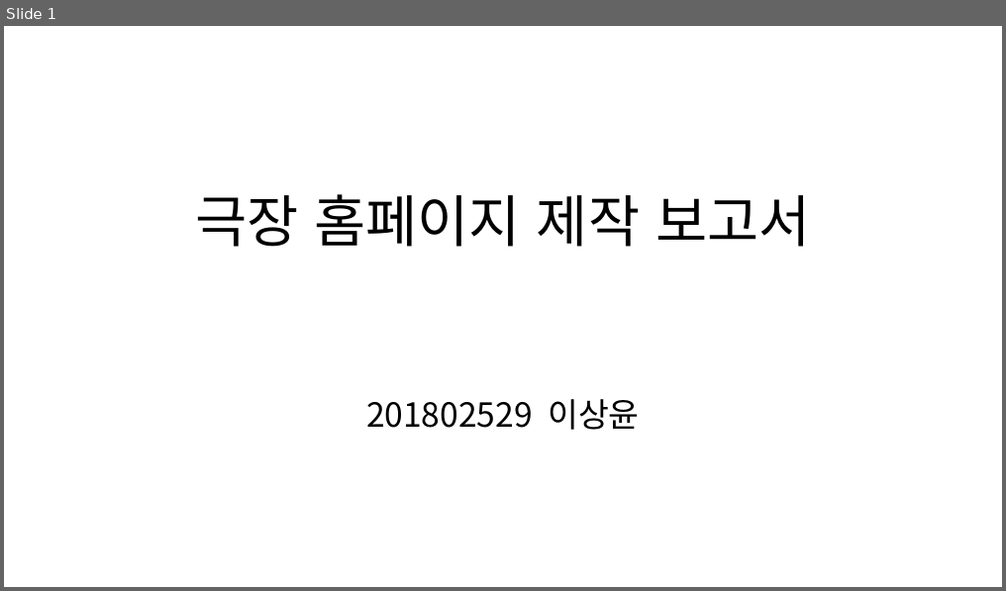
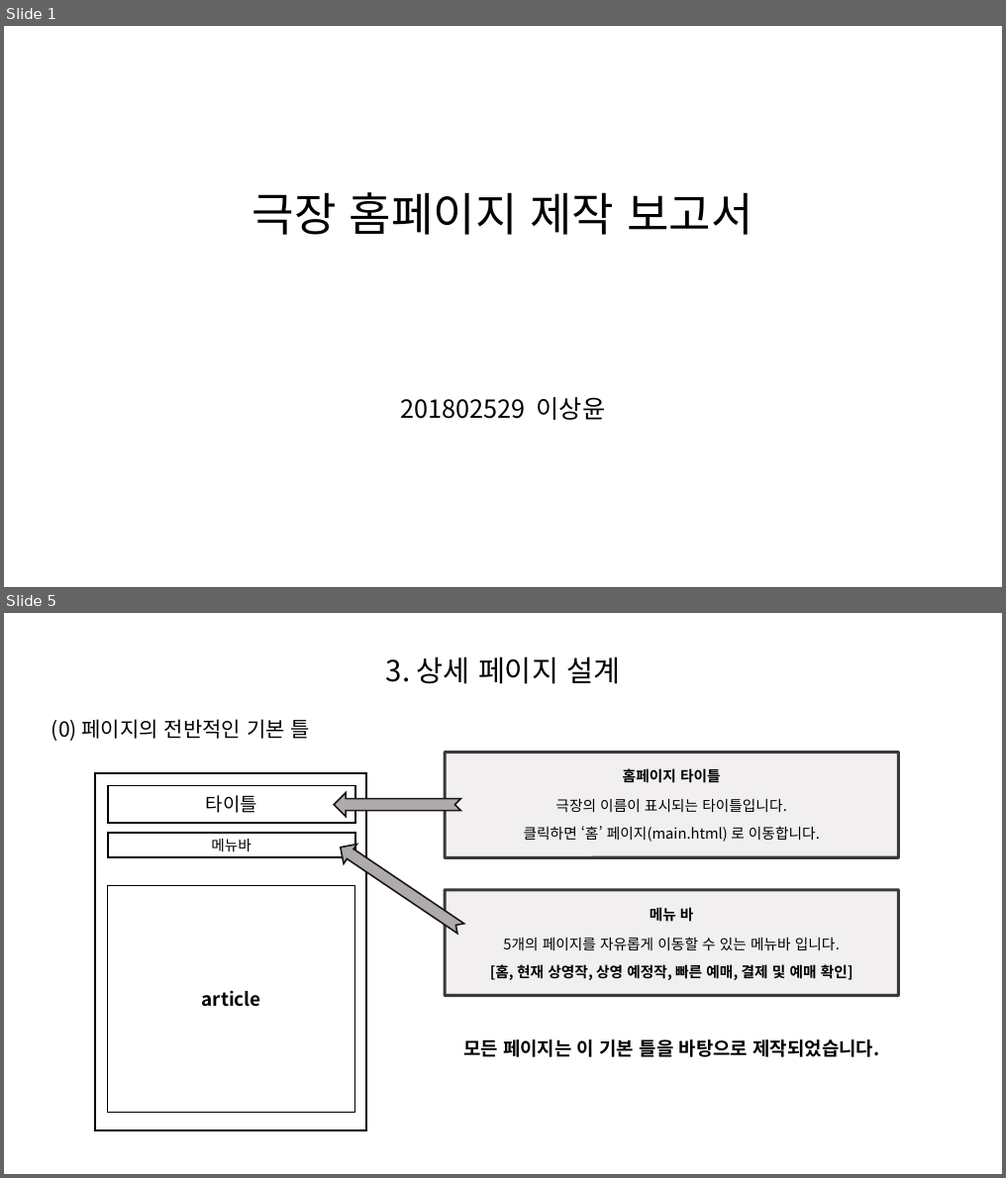
Before and after one commit to SangYoonLee1231/Cinema, a slide deck: 보고서-이상윤.pptx. Shown one above the other, each under a label of ours: slide 1 before the commit, slides 1 and 5 after it; the slides between them are not shown. The pictures are 1006x591 and 1006x1178 pixels, drawn with LibreOffice and Linux fonts; fonts in the diff are those of the drawing. Boxes give left, top, right and bottom in pixels: in the first picture for what was removed or moved away, otherwise in the second. Text is boxed around its words. In the diff, an @@ line names an element or a change of style, - is before the commit and + after.

```diff
--- a/보고서-이상윤.pptx
+++ b/보고서-이상윤.pptx
@@ slide 5 added at box(4, 613, 1002, 1174), background #FFFFFF @@
@@ text added at box(386, 657, 620, 684), 28 pt, text #000000 @@
+3. 상세 페이지 설계
@@ text added at box(52, 719, 310, 741), 20 pt, text #000000 @@
+(0) 페이지의 전반적인 기본 틀
@@ rounded rectangle added at box(445, 753, 899, 858), fill #F1EFEF, outline #3B3838 3 pt @@
@@ text added at box(524, 768, 820, 842), 14 pt, text #000000 @@
+홈페이지 타이틀
+극장의 이름이 표시되는 타이틀입니다.
+클릭하면 ‘홈’ 페이지(main.html) 로 이동합니다.
@@ notched right arrow added at box(334, 792, 461, 817), fill #AFABAB, outline #181717 1.5 pt @@
@@ notched right arrow added at box(334, 838, 467, 939), fill #AFABAB, outline #181717 1.5 pt @@
@@ group added at box(95, 773, 367, 1131): 4 rectangles @@
+타이틀
+메뉴바
+article
@@ rounded rectangle added at box(445, 890, 899, 995), fill #F1EFEF, outline #3B3838 3 pt @@
@@ text added at box(490, 907, 853, 980), 14 pt, text #000000, bold @@
+메뉴 바
+5개의 페이지를 자유롭게 이동할 수 있는 메뉴바 입니다.
+[홈, 현재 상영작, 상영 예정작, 빠른 예매, 결제 및 예매 확인]
@@ text added at box(463, 1037, 880, 1061), 18 pt, text #000000, bold @@
+모든 페이지는 이 기본 틀을 바탕으로 제작되었습니다.
@@ slide 1 changed as well @@
@@ text "극장 홈페이지 제작 보고서": place and size @@
-text "극장 홈페이지 제작 보고서" at box(195, 194, 810, 247)
+text "극장 홈페이지 제작 보고서" at box(252, 192, 752, 235)
@@ text "극장 홈페이지 제작 보고서" at box(252, 192, 752, 235): size 54 to 44 pt @@
@@ text "201802529 이상윤": place and size @@
-text "201802529 이상윤" at box(366, 399, 640, 430)
+text "201802529 이상윤" at box(401, 397, 606, 420)
@@ text "201802529 이상윤" at box(401, 397, 606, 420): size 32 to 24 pt @@
```
Also in this commit, not shown: 1 other slide changed, 8 other slides added, 1 slide removed, 18 other files.
